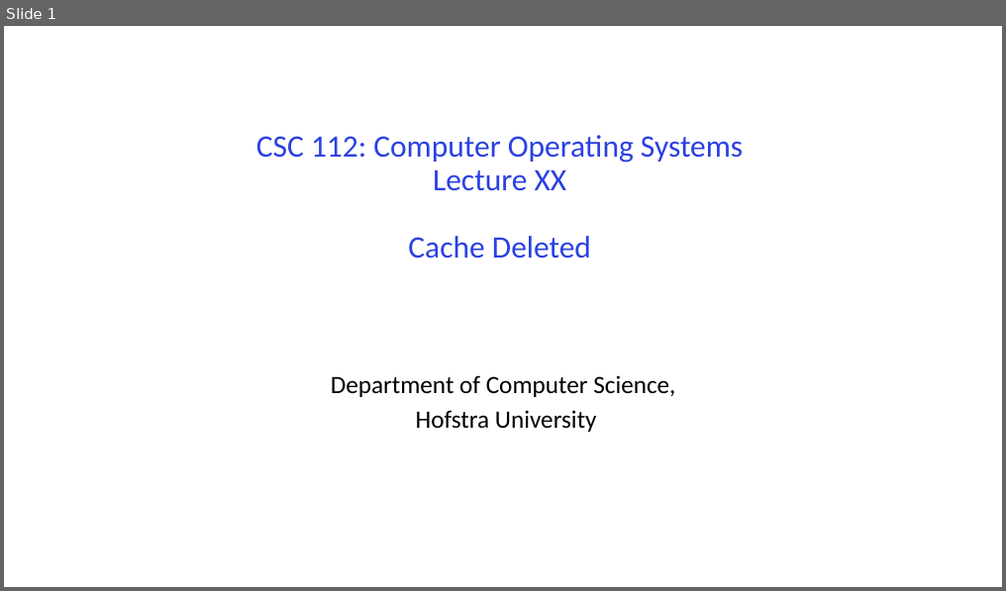
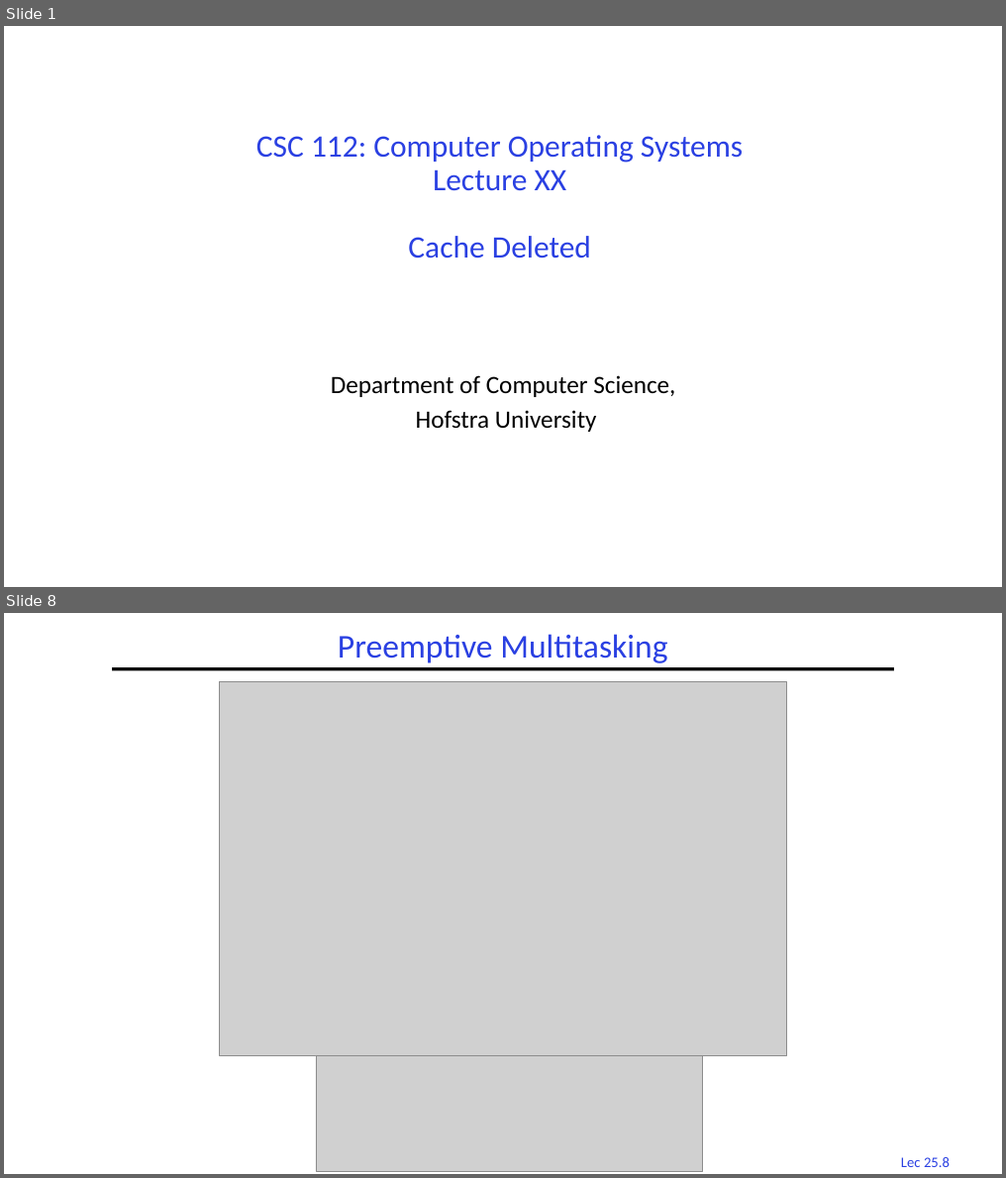
Before and after one commit to guhofstra/CSC256Fa25, a slide deck: PPTs/Deleted SLides.pptx. Shown one above the other, each under a label of ours: slide 1 before the commit, slides 1 and 8 after it; the slides between them are not shown. The pictures are 1006x591 and 1006x1178 pixels, drawn with LibreOffice and Linux fonts; fonts in the diff are those of the drawing; grey boxes stand for pictures. Boxes give left, top, right and bottom in pixels: in the first picture for what was removed or moved away, otherwise in the second. Text is boxed around its words. In the diff, an @@ line names an element or a change of style, - is before the commit and + after.

```diff
--- a/PPTs/Deleted SLides.pptx
+++ b/PPTs/Deleted SLides.pptx
@@ slide 8 added at [4, 613, 1002, 1174], background #FFFFFF @@
@@ title added at [338, 634, 667, 663], 32 pt, text #2A40E2 @@
+Preemptive Multitasking
@@ line added from (112, 669) to (894, 669), #000000 3 pt @@
@@ picture added at [220, 682, 787, 1057] @@
@@ picture added at [316, 1056, 703, 1171] @@
@@ page number added at [901, 1157, 949, 1167], 14 pt, text #2A40E2 @@
+Lec 25.8
```
Also in this commit, not shown: 18 other slides added, 19 other files.
